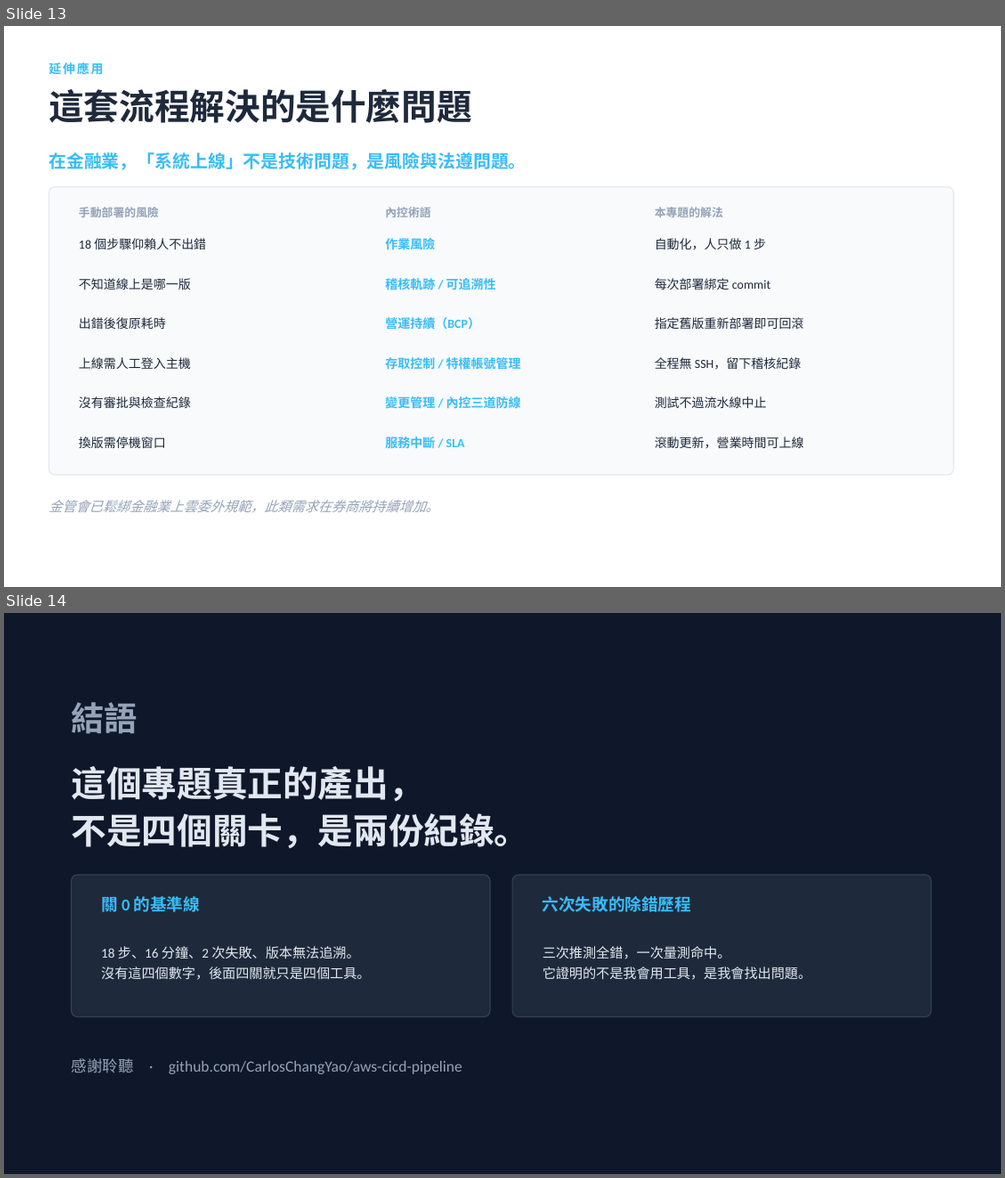
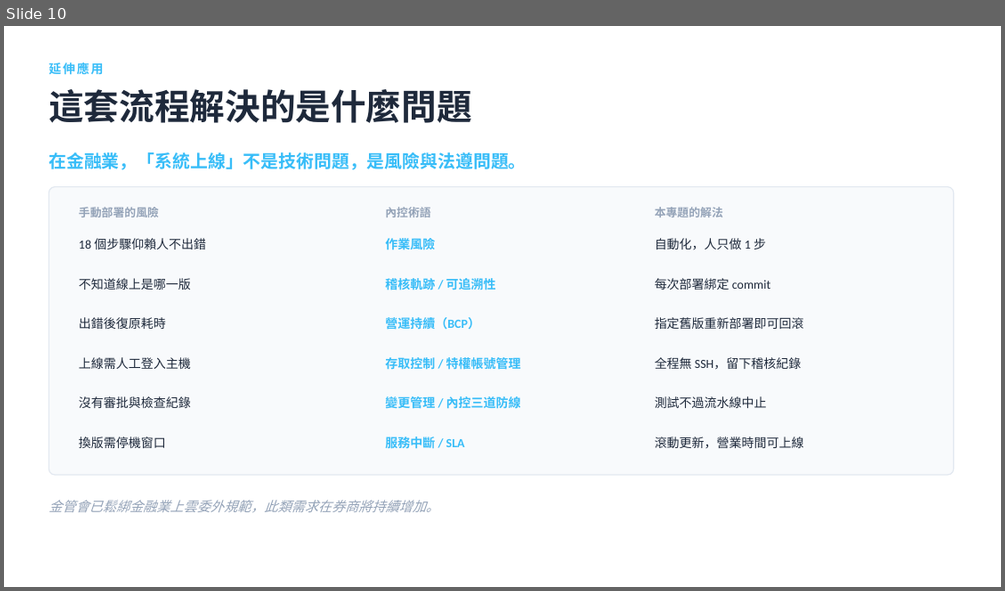
Before and after one commit to CarlosChangYao/aws-cicd-pipeline, a slide deck: 簡報/NKC202_期末專題_驗收簡報.pptx. Shown one above the other, each under a label of ours: slides 13 and 14 before the commit, slide 10 after it. The pictures are 1005x1178 and 1005x591 pixels, drawn with LibreOffice and Linux fonts; fonts in the diff are those of the drawing. Boxes give left, top, right and bottom in pixels: in the first picture for what was removed or moved away, otherwise in the second. Text is boxed around its words. In the diff, an @@ line names an element or a change of style, - is before the commit and + after.

```diff
--- a/簡報/NKC202_期末專題_驗收簡報.pptx
+++ b/簡報/NKC202_期末專題_驗收簡報.pptx
@@ slide 14 removed at [4,613,1001,1174], background #0F172A @@
@@ text removed at [72,702,138,734] @@
-結語
@@ text removed at [72,766,530,848] @@
-這個專題真正的產出，
-不是四個關卡，是兩份紀錄。
@@ rounded rectangle removed at [72,875,490,1017] @@
@@ rounded rectangle removed at [512,875,931,1017] @@
@@ text removed at [101,893,200,916] @@
-關 0 的基準線
@@ text removed at [542,896,691,912] @@
-六次失敗的除錯歷程
@@ text removed at [101,946,370,980] @@
-18 步、16 分鐘、2 次失敗、版本無法追溯。
-沒有這四個數字，後面四關就只是四個工具。
@@ text removed at [542,946,811,980] @@
-三次推測全錯，一次量測命中。
-它證明的不是我會用工具，是我會找出問題。
@@ text removed at [72,1058,462,1074] @@
-感謝聆聽 · github.com/CarlosChangYao/aws-cicd-pipeline
@@ what was slide 13 is now slide 10 @@
```
Also in this commit, not shown: 3 slides added, 3 other slides removed, 3 other files.
